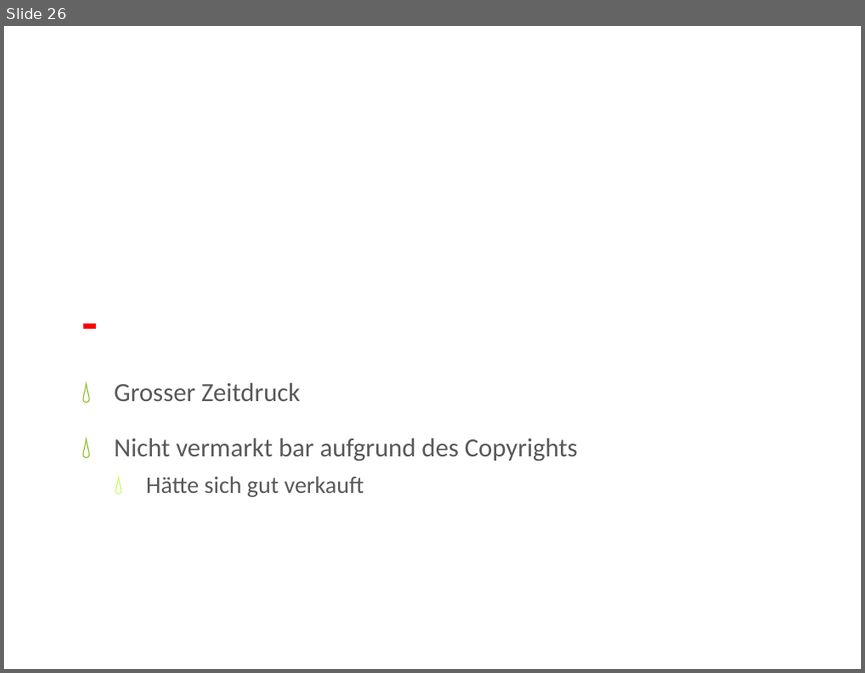
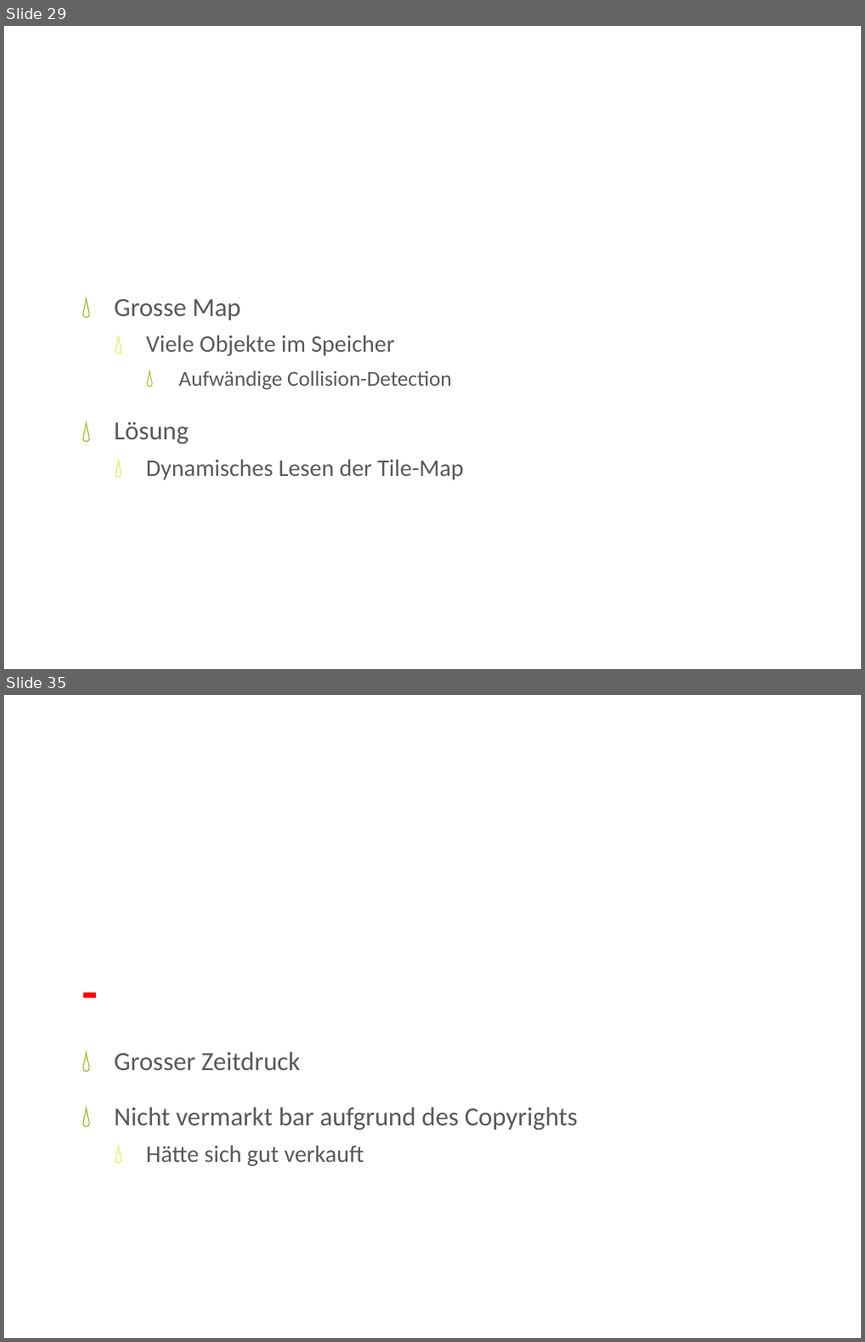
Before and after one commit to iluuu1994/Super-Mario-Bros, a slide deck: Resources/docs/CGR Präsentation.pptx. Shown one above the other, each under a label of ours: slide 26 before the commit, slides 29 and 35 after it; the slides between them are not shown. The pictures are 865x673 and 865x1342 pixels, drawn with LibreOffice and Linux fonts; fonts in the diff are those of the drawing; background and template pictures are left out. Boxes give left, top, right and bottom in pixels: in the first picture for what was removed or moved away, otherwise in the second. Text is boxed around its words. In the diff, an @@ line names an element or a change of style, - is before the commit and + after.

```diff
--- a/Resources/docs/CGR Präsentation.pptx
+++ b/Resources/docs/CGR Präsentation.pptx
@@ slide 29 added at (x1=4, y1=26, x2=861, y2=669), background picture (left out) @@
@@ title added at (x1=46, y1=58, x2=818, y2=165), 46 pt, text #FFFFFF @@
+Performance-Probleme
@@ text added at (x1=114, y1=299, x2=463, y2=480), 20 pt, text #595959 @@
+💧 Grosse Map
+  💧 Viele Objekte im Speicher
+    💧 Aufwändige Collision-Detection
+💧 Lösung
+  💧 Dynamisches Lesen der Tile-Map
@@ what was slide 26 is now slide 35 @@
```
Also in this commit, not shown: 4 slides changed, 8 other slides added.
